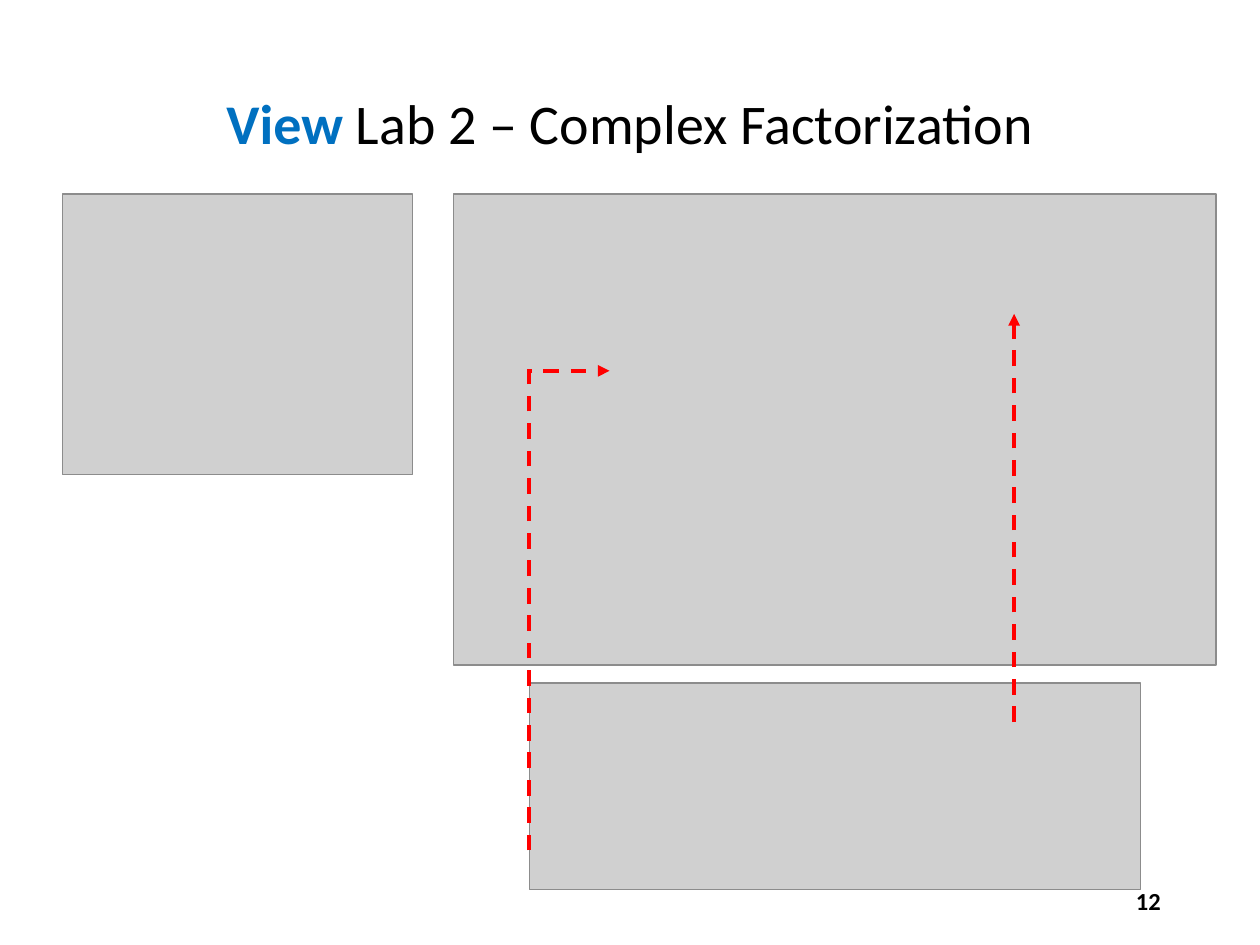
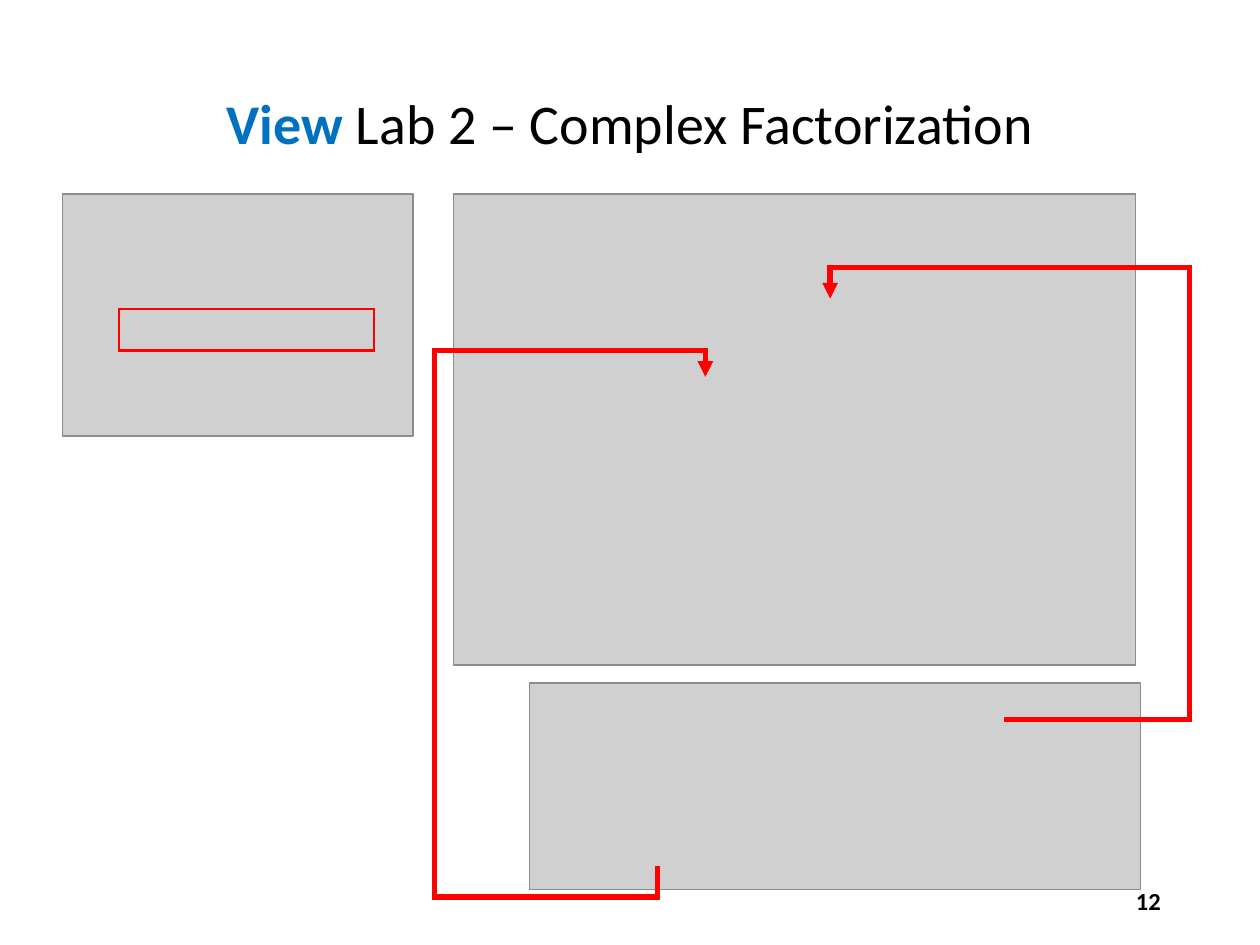
Before and after one commit to dbiersach/scicomp301-cpp-linux, a slide deck: slide 12 of session11/Session 11 - Complex Algebra.pptx. Drawn at 1260x945 pixels with LibreOffice and Linux fonts; fonts in the diff are those of the drawing; grey boxes stand for pictures. Boxes give left, top, right and bottom in pixels: in the first picture for what was removed or moved away, otherwise in the second. Text is boxed around its words. In the diff, an @@ line names an element or a change of style, - is before the commit and + after.

```diff
--- a/session11/Session 11 - Complex Algebra.pptx
+++ b/session11/Session 11 - Complex Algebra.pptx
@@ picture: place and size @@
-picture at [62,194,412,475]
+picture at [62,194,412,436]
@@ picture: place and size @@
-picture at [454,194,1216,665]
+picture at [454,194,1135,665]
@@ elbow arrow moved from (1013, 722) - (1014, 314) to (1004, 719) - (830, 299) @@
@@ elbow arrow (1004, 719) - (830, 299): stroke #FF0000 2.25 pt dashed to #FF0000 3 pt @@
@@ rectangle added at [118,309,373,350], outline #FF0000 1.5 pt @@
@@ elbow arrow moved from (529, 850) - (610, 370) to (658, 866) - (706, 377) @@
@@ elbow arrow (658, 866) - (706, 377): stroke #FF0000 2.25 pt dashed to #FF0000 3 pt @@
```
Also in this commit, not shown: 11 other slides changed, 4 slides added, 1 slide removed, 1 other file.
